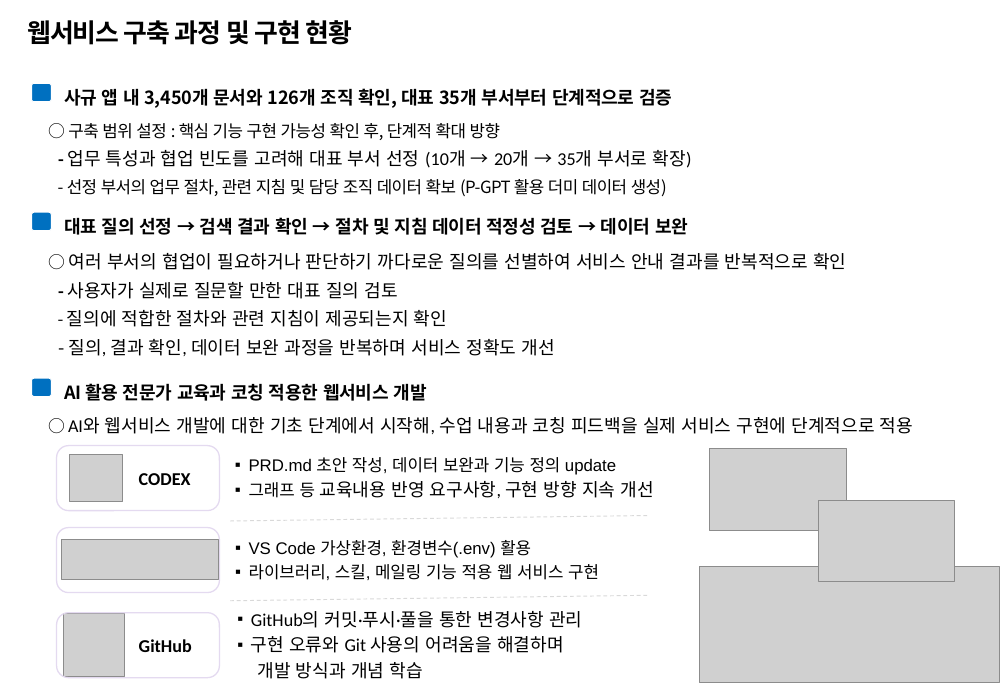
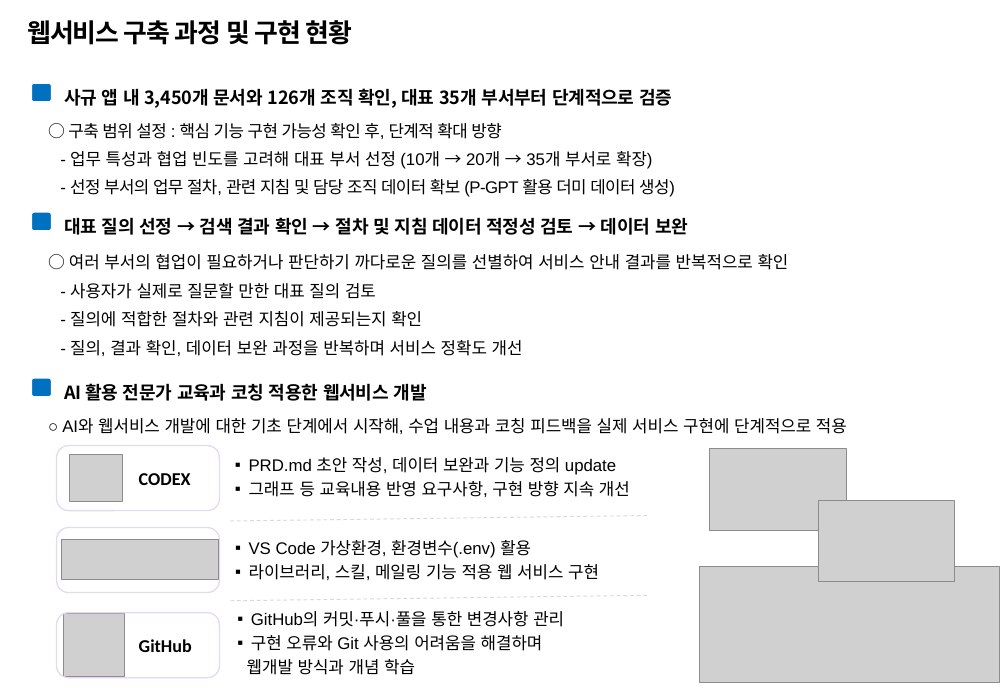
Before and after one commit to temmi81-hue/department-navigator-prototype, a slide deck: slide 2 of .codex-output/2609_업무 지침 네비게이터_발표자료.pptx. Drawn at 1008x698 pixels with LibreOffice and Linux fonts; fonts in the diff are those of the drawing; grey boxes stand for pictures; background and template pictures are left out. Boxes give left, top, right and bottom in pixels: in the first picture for what was removed or moved away, otherwise in the second. Text is boxed around its words. In the diff, an @@ line names an element or a change of style, - is before the commit and + after.

Commit message:
docs: 업무 지침 네비게이터 발표자료 추가 수정

```diff
--- a/.codex-output/2609_업무 지침 네비게이터_발표자료.pptx
+++ b/.codex-output/2609_업무 지침 네비게이터_발표자료.pptx
@@ text "○ 구축 범위 설정 : ..." at bbox=[68, 123, 675, 197]: font Noto Sans CJK KR to Arial in "○ 구축 범위 설정 : 핵심 기능 ...", "-", "- 선정 부서의 업무 절차, 관련 지침 ..."; size 14 to 13 pt, font Calibri to Arial in "업무 특성과 협업 빈도를 고려해 대표 부서 ..."; bold off in "-" @@
@@ text "○ 여러 부서의 협업이 필요하거나 ..." at bbox=[69, 254, 789, 356]: size 14 to 13 pt, font Calibri to Arial; font Noto Sans CJK KR to Arial in "○", "-", "-", "-"; bold off in "-" @@
@@ text "○ AI와 웹서비스 개발에 대한 ..." at bbox=[62, 418, 847, 434]: size 14 to 13 pt, font Calibri to Arial; font Noto Sans CJK KR to Arial in "○" @@
@@ text at bbox=[249, 481, 630, 497]: size 14 to 13 pt in "교육내용 반영 요구사항, 구현 방향 지속 개선"; font Calibri to Arial in "요구사항, 구현 방향 지속 개선" @@
@@ text at bbox=[251, 611, 564, 651]: size 14 to 13 pt, font Calibri to Arial in "GitHub의 커밋·푸시·풀을 통한 변경사항 관리", "구현 오류와 Git 사용의 어려움을 해결하며" @@
@@ text at bbox=[247, 659, 415, 675]: text changed; size 14 to 13 pt; font Calibri to Arial @@
-개발 방식과 개념 학습
+웹개발 방식과 개념 학습
```
Also in this commit, not shown: 1 other slide changed.
